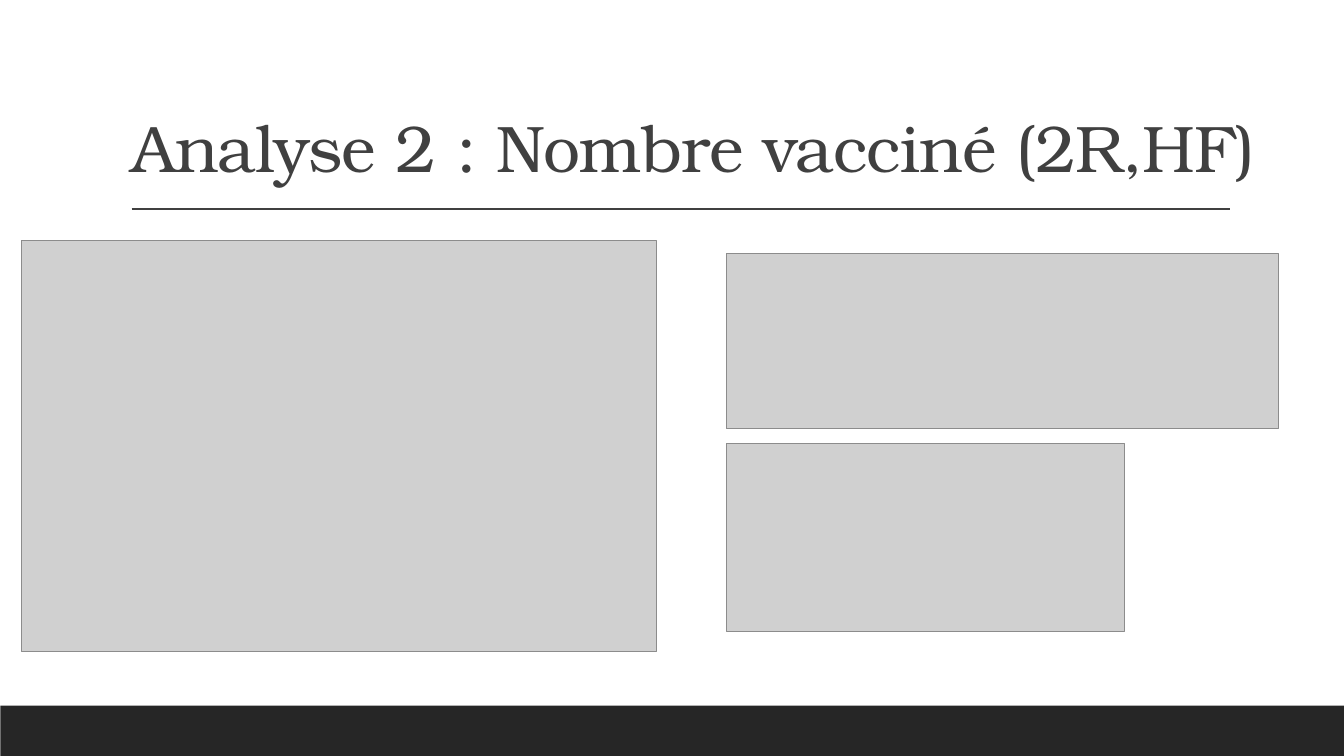
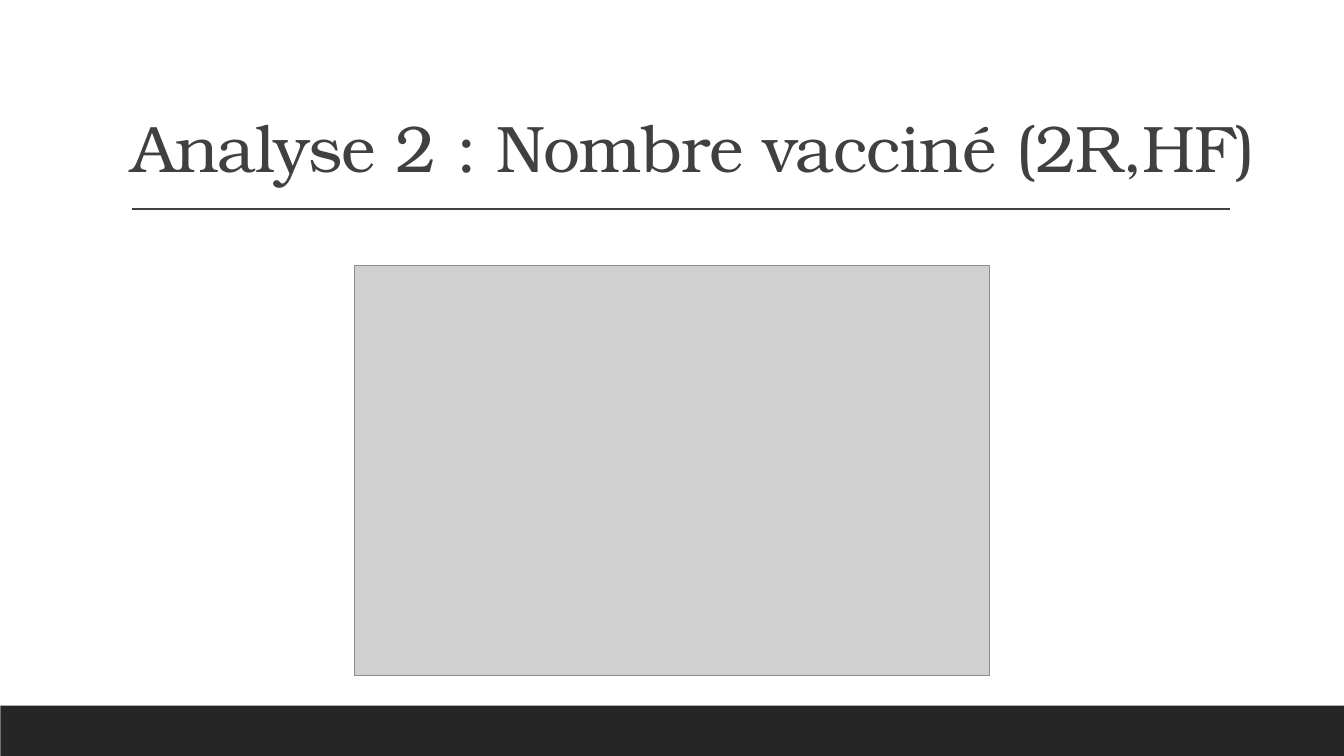
Before and after one commit to dorayy/projet-r, a slide deck: slide 8 of Stats.pptx. Drawn at 1344x756 pixels with LibreOffice and Linux fonts; fonts in the diff are those of the drawing; grey boxes stand for pictures. Boxes give left, top, right and bottom in pixels: in the first picture for what was removed or moved away, otherwise in the second. Text is boxed around its words. In the diff, an @@ line names an element or a change of style, - is before the commit and + after.

Commit message:
powerpoint

```diff
--- a/Stats.pptx
+++ b/Stats.pptx
@@ picture: place and size @@
-picture at <box>22,241,657,651</box>
+picture at <box>355,265,990,676</box>
@@ picture removed at <box>726,254,1278,430</box> @@
@@ picture removed at <box>726,444,1124,631</box> @@
```
Also in this commit, not shown: 6 other slides changed, 1 slide added, 1 slide removed.
